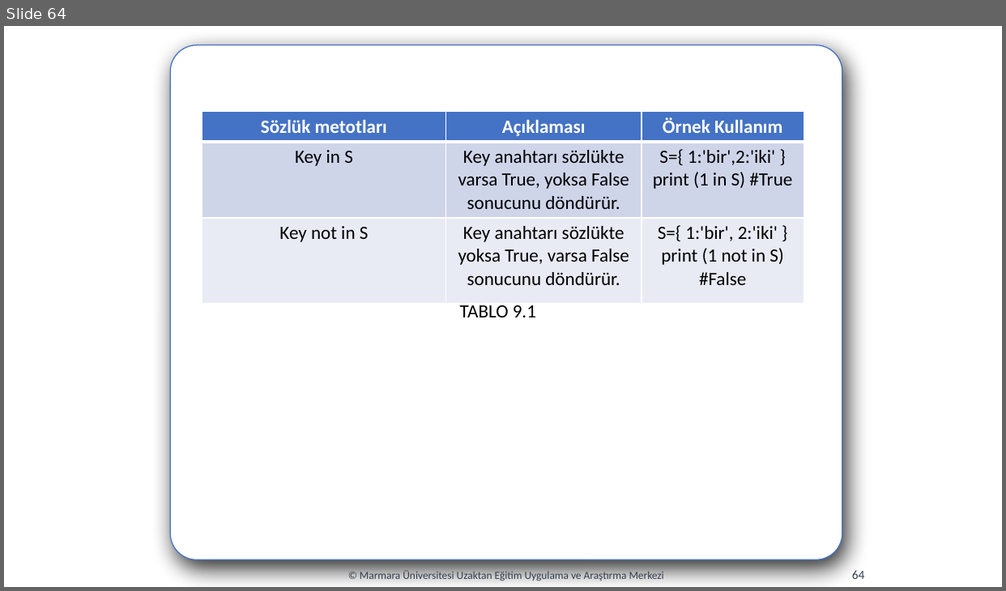
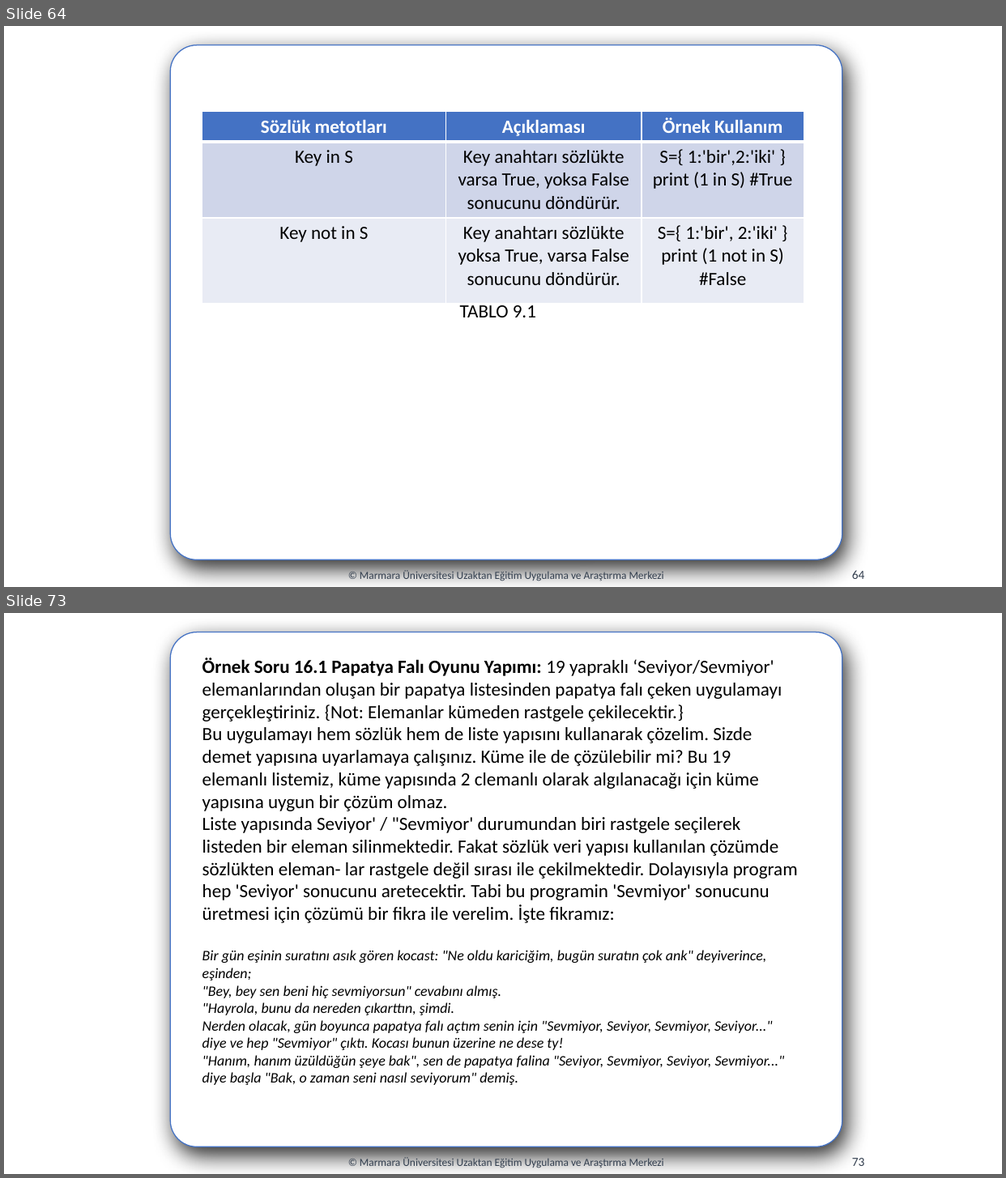
Before and after one commit to codingwithslippers/PythonProject, a slide deck: hafta08/hafta08.pptx. Shown one above the other, each under a label of ours: slide 64 before the commit, slides 64 and 73 after it; the slides between them are not shown. The pictures are 1006x591 and 1006x1178 pixels, drawn with LibreOffice and Linux fonts; fonts in the diff are those of the drawing. Boxes give left, top, right and bottom in pixels: in the first picture for what was removed or moved away, otherwise in the second. Text is boxed around its words. In the diff, an @@ line names an element or a change of style, - is before the commit and + after.

```diff
--- a/hafta08/hafta08.pptx
+++ b/hafta08/hafta08.pptx
@@ slide 73 added at bbox=[4, 613, 1002, 1174], background #FFFFFF @@
@@ rounded rectangle added at bbox=[170, 632, 842, 1148], fill #FFFFFF, outline #4472C4 1 pt @@
@@ text added at bbox=[202, 658, 798, 1085], 18 pt, text #000000 @@
+Örnek Soru 16.1 Papatya Falı Oyunu Yapımı: 19 yapraklı ‘Seviyor/Sevmiyor' elemanlarından oluşan bir papatya listesinden papatya falı çeken uygulamayı gerçekleştiriniz. {Not: Elemanlar kümeden rastgele çekilecektir.}
+Bu uygulamayı hem sözlük hem de liste yapısını kullanarak çözelim. Sizde demet yapısına uyarlamaya çalışınız. Küme ile de çözülebilir mi? Bu 19 elemanlı listemiz, küme yapısında 2 clemanlı olarak algılanacağı için küme yapısına uygun bir çözüm olmaz.
+Liste yapısında Seviyor' / "Sevmiyor' durumundan biri rastgele seçilerek listeden bir eleman silinmektedir. Fakat sözlük veri yapısı kullanılan çözümde sözlükten eleman- lar rastgele değil sırası ile çekilmektedir. Dolayısıyla program hep 'Seviyor' sonucunu aretecektir. Tabi bu programin 'Sevmiyor' sonucunu üretmesi için çözümü bir fikra ile verelim. İşte fikramız:
+Bir gün eşinin suratını asık gören kocast: "Ne oldu kariciğim, bugün suratın çok ank" deyiverince, eşinden;
+"Bey, bey sen beni hiç sevmiyorsun" cevabını almış.
+"Hayrola, bunu da nereden çıkarttın, şimdi.
+Nerden olacak, gün boyunca papatya falı açtım senin için "Sevmiyor, Seviyor, Sevmiyor, Seviyor..." diye ve hep "Sevmiyor" çıktı. Kocası bunun üzerine ne dese ty!
+"Hanım, hanım üzüldüğün şeye bak", sen de papatya falina "Seviyor, Sevmiyor, Seviyor, Sevmiyor..." diye başla "Bak, o zaman seni nasıl seviyorum" demiş.
@@ text added at bbox=[360, 1157, 664, 1169], 10.5 pt, text #333F50 @@
+© Marmara Üniversitesi Uzaktan Eğitim Uygulama ve Araştırma Merkezi
@@ page number added at bbox=[852, 1158, 865, 1166], 12 pt, text #333F50 @@
+73
```
Also in this commit, not shown: 13 other slides added, 16 other files.
